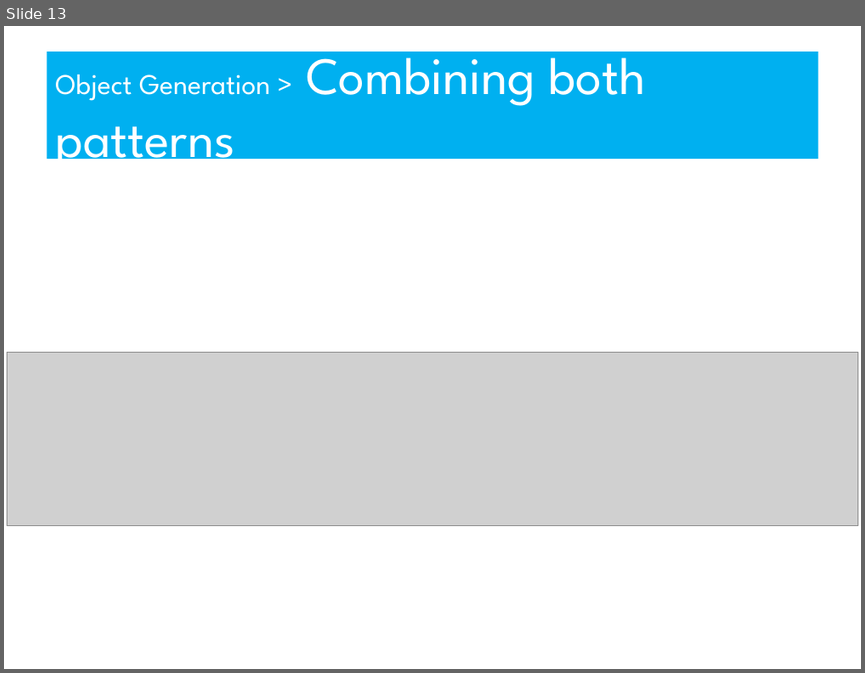
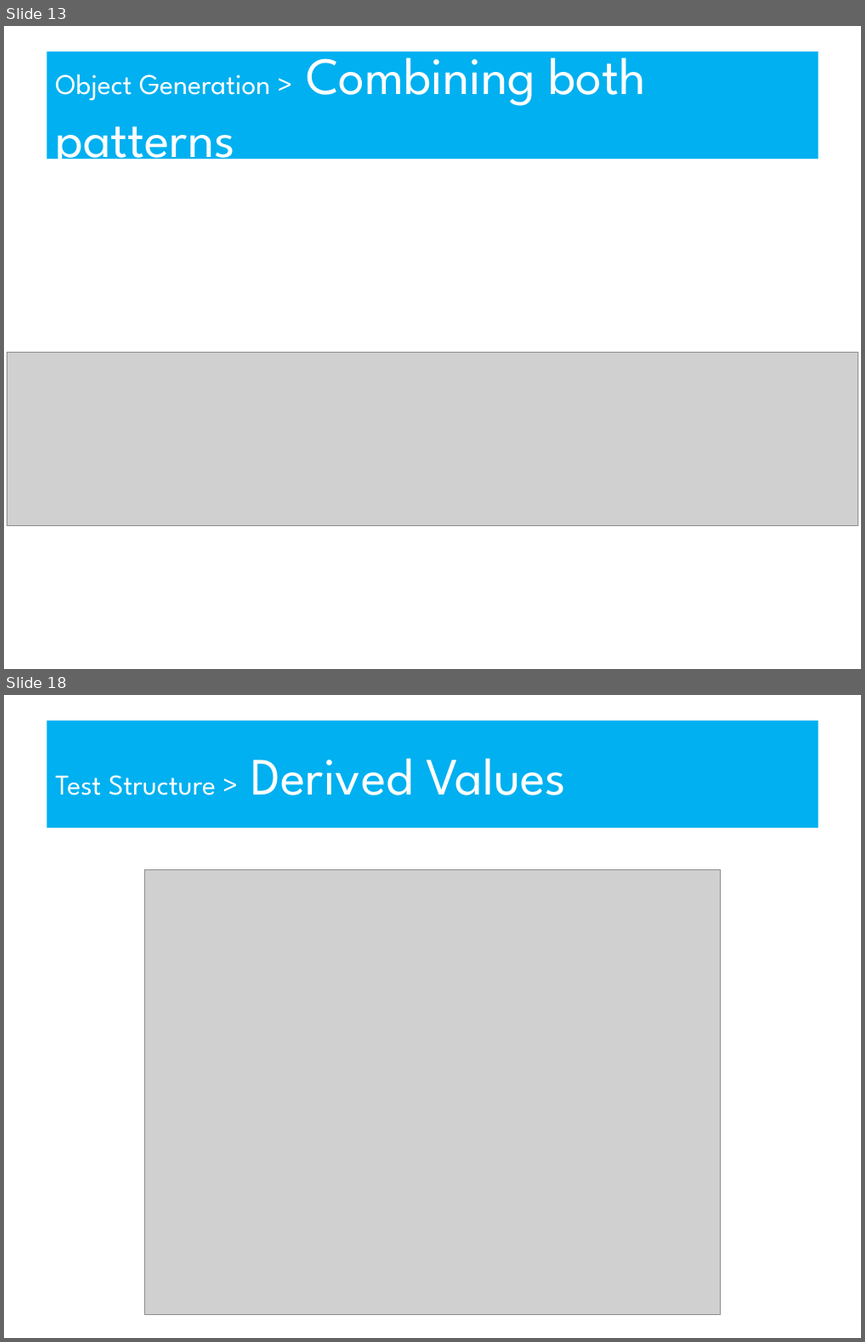
Before and after one commit to robdmoore/TestDataSustainabilityPresentation, a slide deck: Presentation.ppt. Shown one above the other, each under a label of ours: slide 13 before the commit, slides 13 and 18 after it; the slides between them are not shown. The pictures are 865x673 and 865x1342 pixels, drawn with LibreOffice and Linux fonts; fonts in the diff are those of the drawing; grey boxes stand for pictures. Boxes give left, top, right and bottom in pixels: in the first picture for what was removed or moved away, otherwise in the second. Text is boxed around its words. In the diff, an @@ line names an element or a change of style, - is before the commit and + after.

```diff
--- a/Presentation.ppt
+++ b/Presentation.ppt
@@ slide 18 added at (4, 695, 861, 1338), background #FFFFFF @@
@@ title added at (46, 721, 818, 828), fill #00B0F0, 24 pt, text #FFFFFF @@
+Test Structure > Derived Values
@@ picture added at (145, 870, 721, 1315) @@
```
Also in this commit, not shown: 1 slide changed, 6 other slides added, 3 other files.
